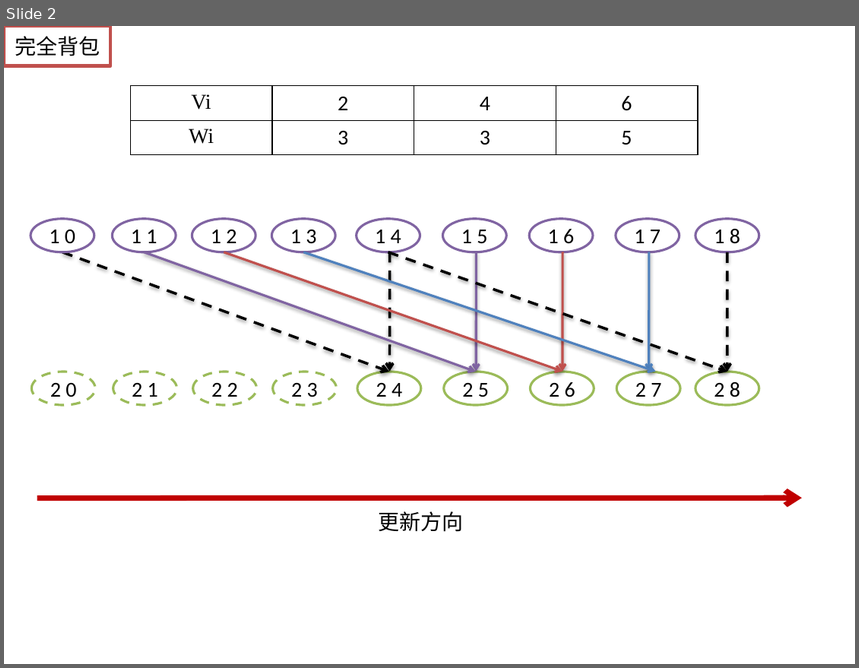
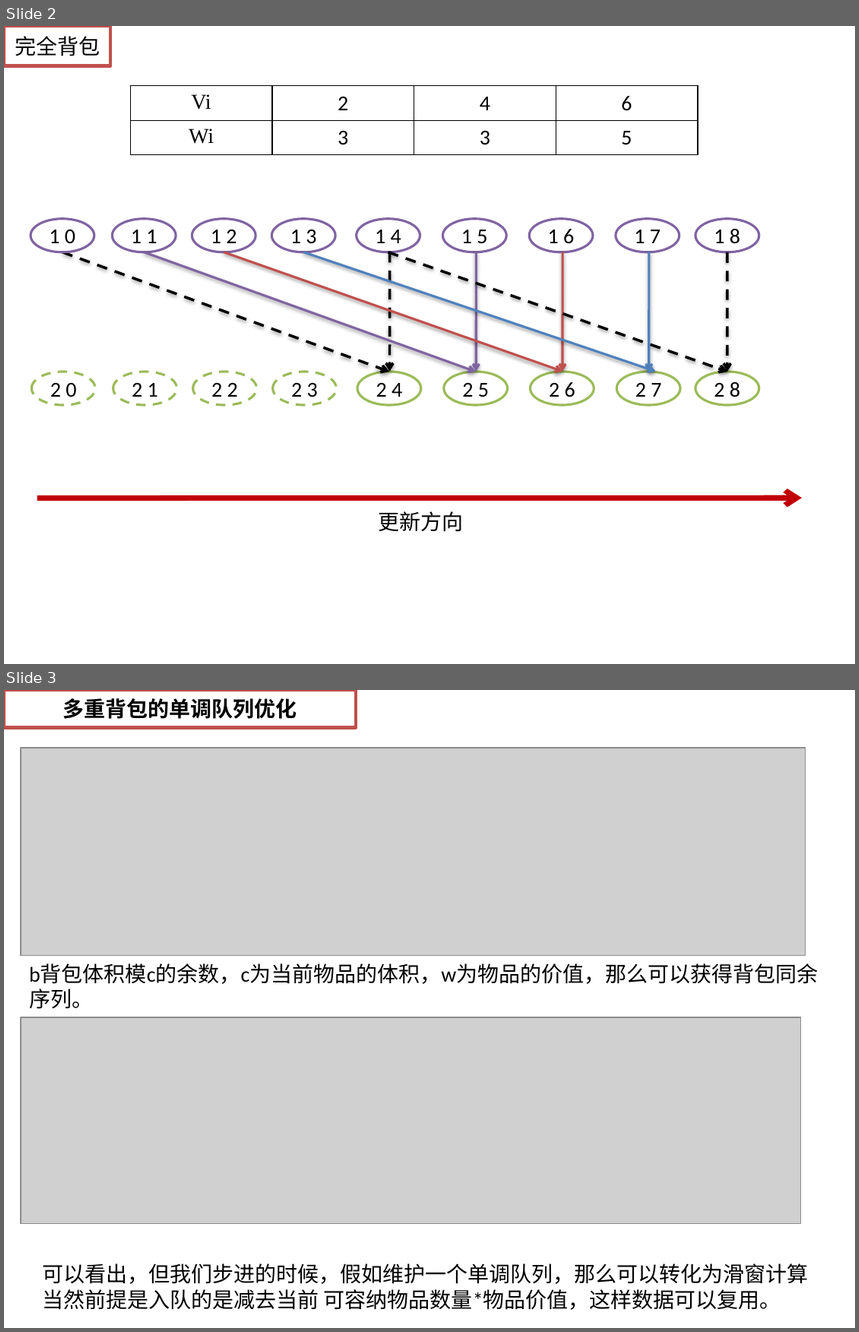
Before and after one commit to helloworld729/28_Algorithm, a slide deck: 第2遍/动态规划/背包九讲/背包.pptx. Shown one above the other, each under a label of ours: slide 2 before the commit, slides 2 and 3 after it. The pictures are 859x668 and 859x1332 pixels, drawn with LibreOffice and Linux fonts; fonts in the diff are those of the drawing; grey boxes stand for pictures. Boxes give left, top, right and bottom in pixels: in the first picture for what was removed or moved away, otherwise in the second. Text is boxed around its words. In the diff, an @@ line names an element or a change of style, - is before the commit and + after.

Commit message:
混合背包+单调队列

```diff
--- a/第2遍/动态规划/背包九讲/背包.pptx
+++ b/第2遍/动态规划/背包九讲/背包.pptx
@@ slide 3 added at bbox=[4, 690, 855, 1328], background #FFFFFF @@
@@ rectangle added at bbox=[4, 690, 356, 727], fill #FFFFFF, outline #C0504D 3 pt, 18 pt, text #000000, bold @@
+多重背包的单调队列优化
@@ picture added at bbox=[21, 748, 806, 955] @@
@@ text added at bbox=[29, 964, 818, 1009], 18 pt, text #000000 @@
+b背包体积模c的余数，c为当前物品的体积，w为物品的价值，那么可以获得背包同余
+序列。
@@ picture added at bbox=[21, 1018, 800, 1224] @@
@@ text added at bbox=[43, 1264, 809, 1310], 18 pt, text #000000 @@
+可以看出，但我们步进的时候，假如维护一个单调队列，那么可以转化为滑窗计算
+当然前提是入队的是减去当前 可容纳物品数量*物品价值，这样数据可以复用。
```
Also in this commit, not shown: 8 other files.
